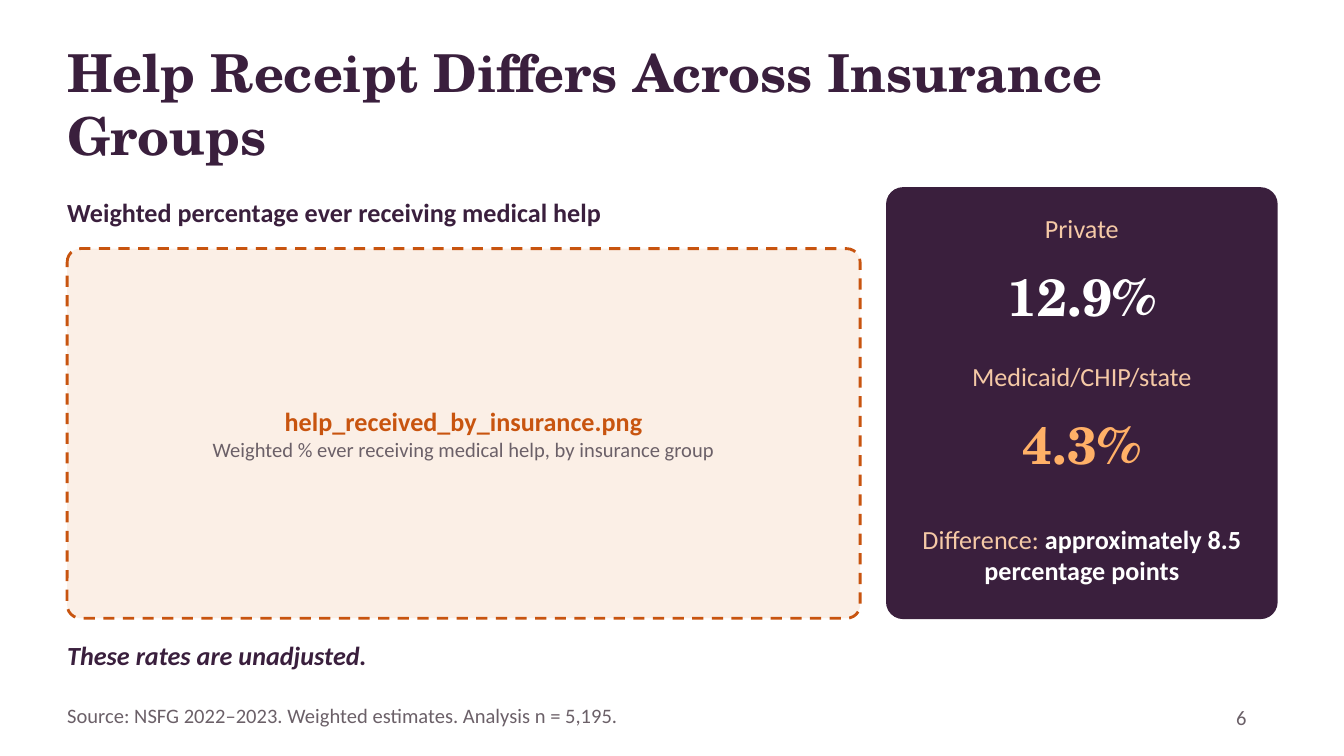
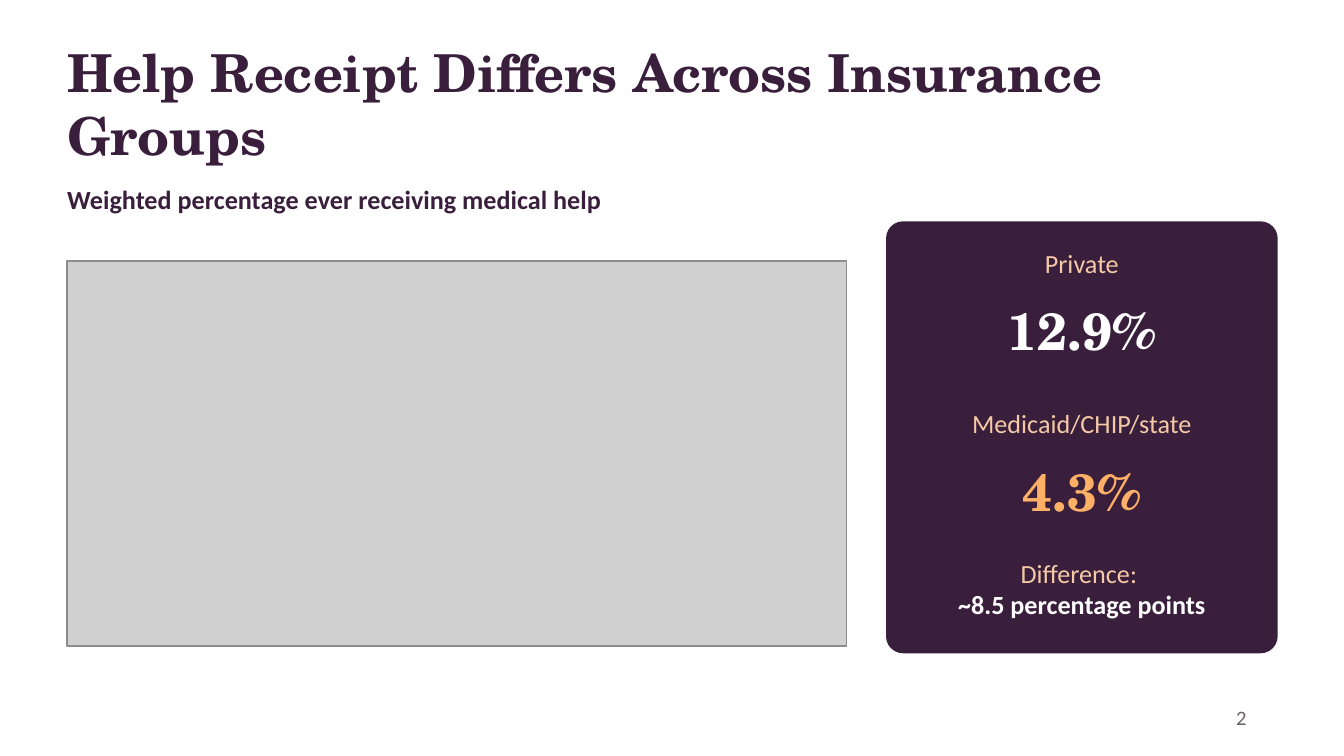
Before and after one commit to gracienl/reproductive-health-analysis, a slide deck: slide 2 of presentation/insurance fertility.pptx (slide 6 before the commit). Drawn at 1344x756 pixels with LibreOffice and Linux fonts; fonts in the diff are those of the drawing; grey boxes stand for pictures. Boxes give left, top, right and bottom in pixels: in the first picture for what was removed or moved away, otherwise in the second. Text is boxed around its words. In the diff, an @@ line names an element or a change of style, - is before the commit and + after.

```diff
--- a/presentation/insurance fertility.pptx
+++ b/presentation/insurance fertility.pptx
@@ text "Weighted percentage ever receiving medical ...": place and size @@
-text "Weighted percentage ever receiving medical ..." at box(67, 203, 601, 227)
+text "Weighted percentage ever receiving medical ..." at box(67, 190, 601, 214)
@@ 2 texts, 1 rounded rectangle: place and size @@
-2 texts, 1 rounded rectangle at box(887, 188, 1277, 618)
+2 texts, 1 rounded rectangle at box(887, 222, 1277, 652)
@@ rounded rectangle removed at box(67, 249, 860, 618) @@
@@ picture added at box(67, 261, 847, 645) @@
@@ text removed at box(213, 412, 714, 461) @@
-help_received_by_insurance.png
-Weighted % ever receiving medical help, by insurance group
@@ text "Medicaid/CHIP/state": place and size @@
-text "Medicaid/CHIP/state" at box(972, 368, 1191, 387)
+text "Medicaid/CHIP/state" at box(972, 415, 1191, 434)
@@ text "4.3%": place and size @@
-text "4.3%" at box(1023, 426, 1141, 465)
+text "4.3%" at box(1023, 473, 1141, 512)
@@ text at box(958, 565, 1206, 619): text changed @@
-Difference: approximately 8.5 percentage points
+Difference:
+~8.5 percentage points
@@ text removed at box(67, 646, 366, 670) @@
-These rates are unadjusted.
@@ text removed at box(67, 709, 617, 727) @@
-Source: NSFG 2022–2023. Weighted estimates. Analysis n = 5,195.
@@ page number at box(1236, 711, 1246, 725): text changed @@
-6
+2
```
Also in this commit, not shown: 9 other slides changed, 1 slide removed, 3 other files.
